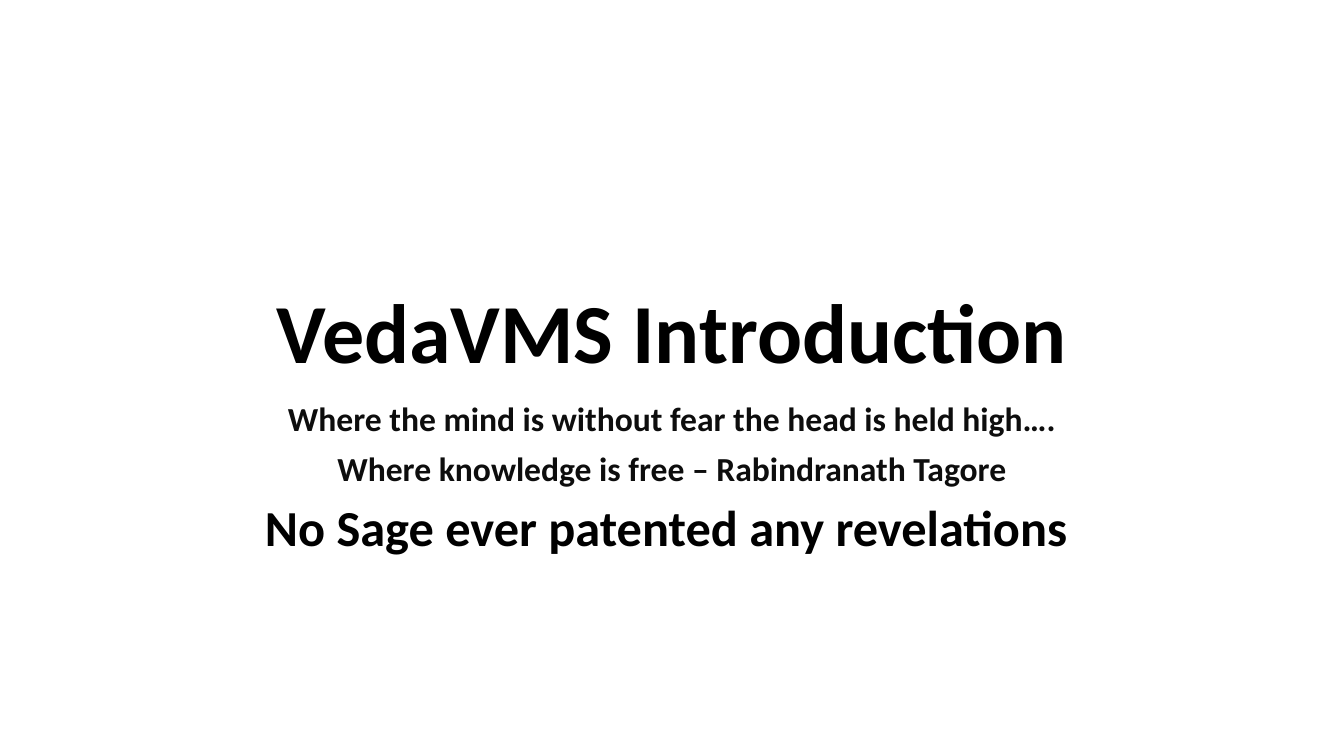
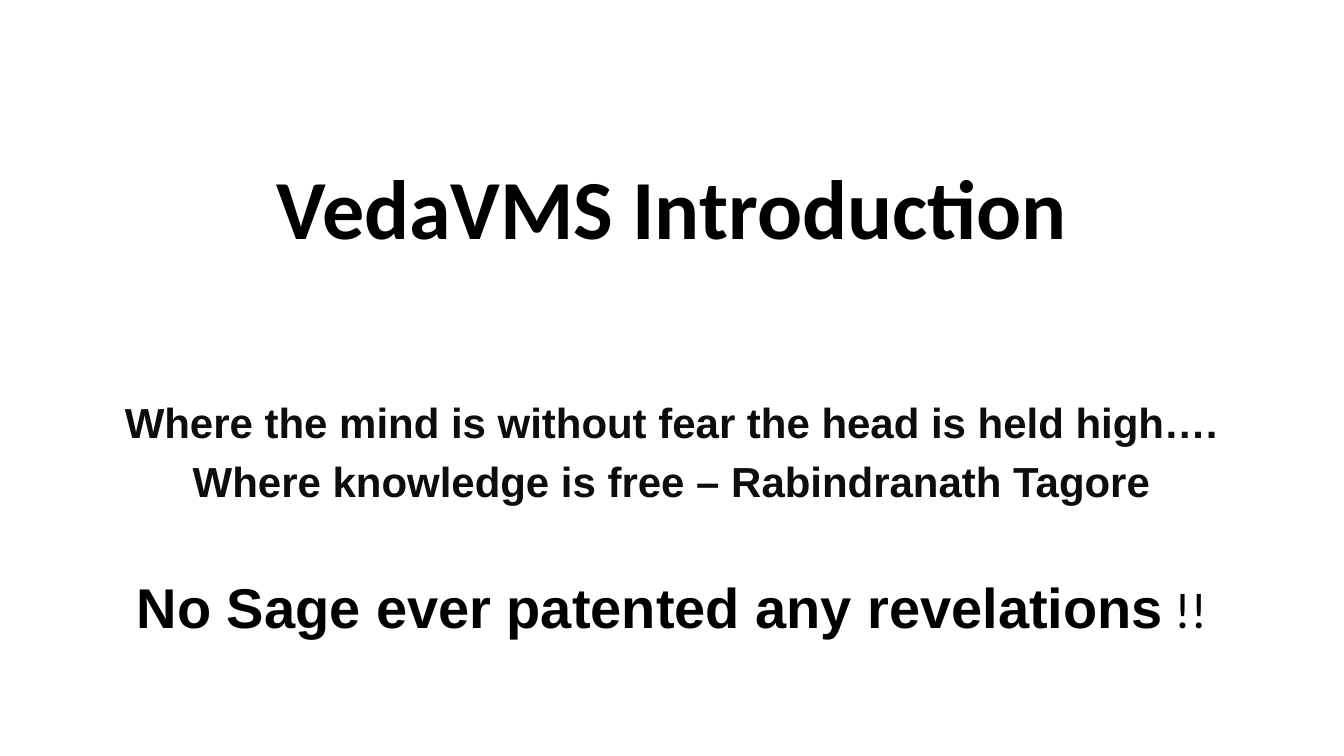
Before and after one commit to KYVeda/texts, a slide deck: slide 1 of Veda Lectures/Veda VMS Introduction.pptx. Drawn at 1344x756 pixels with LibreOffice and Linux fonts; fonts in the diff are those of the drawing. Boxes give left, top, right and bottom in pixels: in the first picture for what was removed or moved away, otherwise in the second. Text is boxed around its words. In the diff, an @@ line names an element or a change of style, - is before the commit and + after.

```diff
--- a/Veda Lectures/Veda VMS Introduction.pptx
+++ b/Veda Lectures/Veda VMS Introduction.pptx
@@ title "VedaVMS Introduction": place and size @@
-title "VedaVMS Introduction" at (277,304,1067,364)
+title "VedaVMS Introduction" at (277,180,1067,240)
@@ subtitle "Where the mind is without ...": place and size @@
-subtitle "Where the mind is without ..." at (265,407,1068,555)
+subtitle "Where the mind is without ..." at (125,407,1218,638)
@@ subtitle at (125,407,1218,506): size 24 to 30 pt, font Calibri to Arial in "Where the mind is without fear the ...", "Where knowledge is free – Rabindranath Tagore" @@
@@ subtitle at (137,587,1162,638): text changed; size 36 to 40 pt; font Calibri to Arial @@
-No Sage ever patented any revelations
+No Sage ever patented any revelations !!
```
Also in this commit, not shown: 4 other slides changed, 8 other files.
